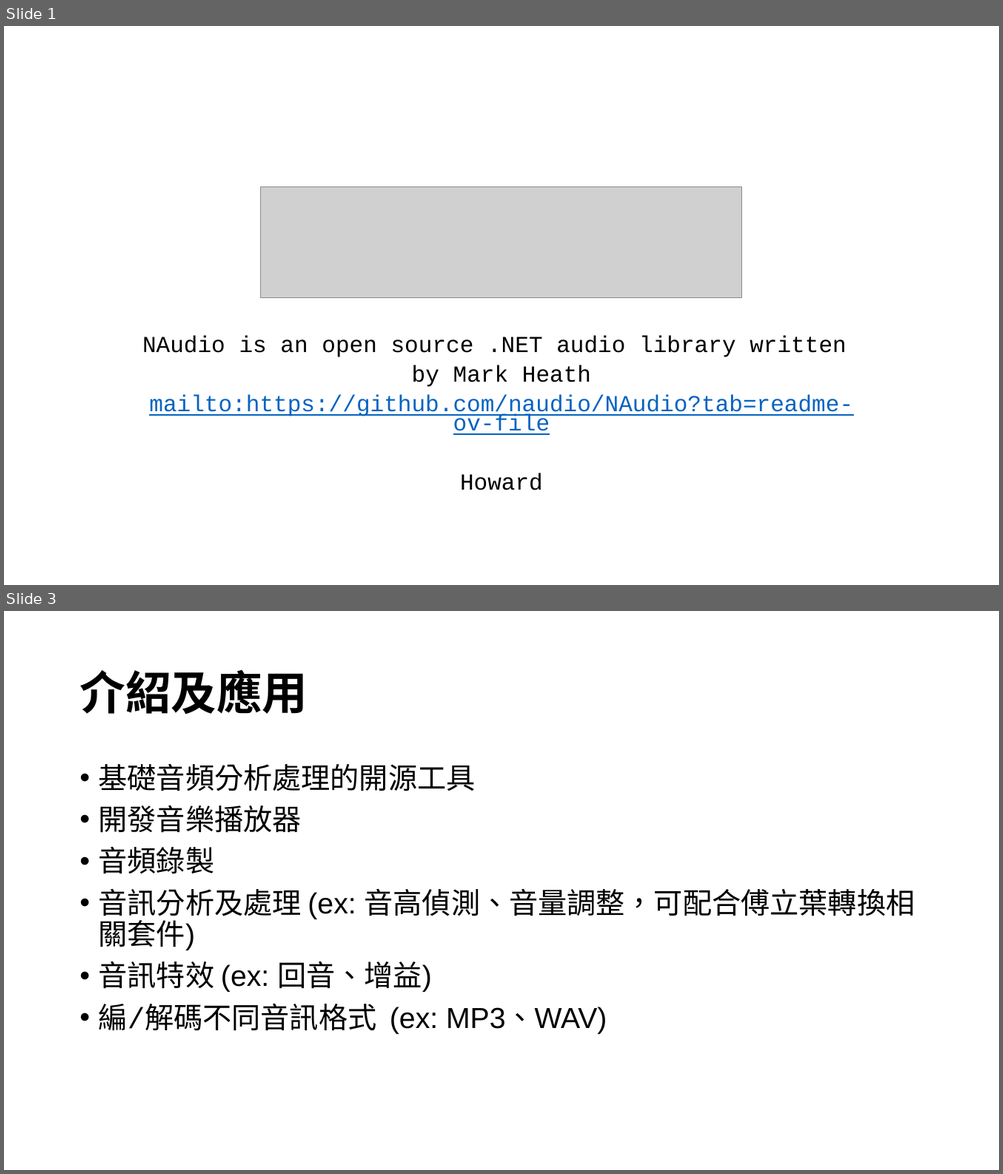
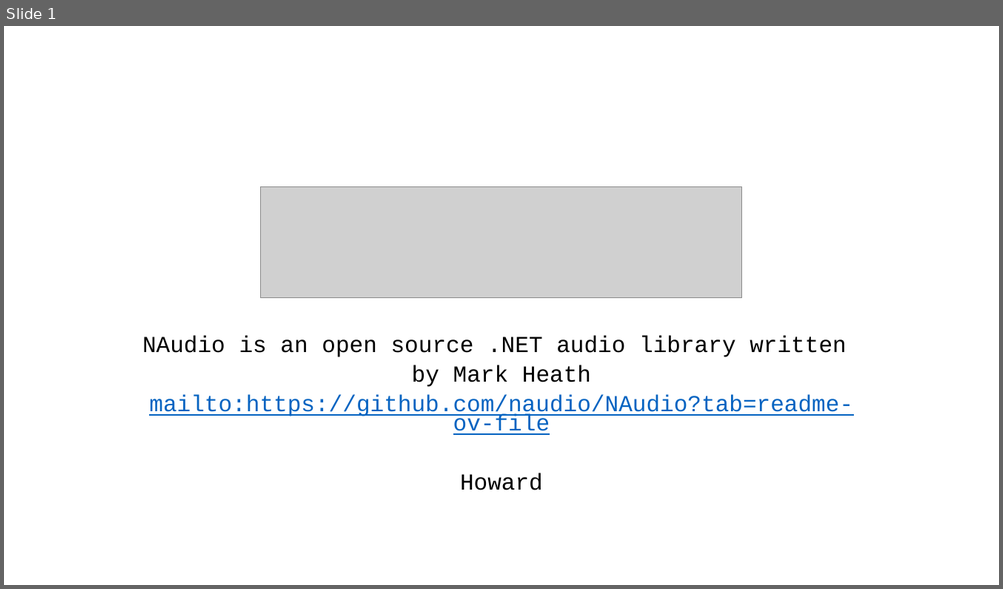
Before and after one commit to HowardYuuu/TunerWinForm, a slide deck: 1224報告_NAudio.pptx. Shown one above the other, each under a label of ours: slides 1 and 3 before the commit, slide 1 after it; the slides between them are not shown. The pictures are 1003x1174 and 1003x589 pixels, drawn with LibreOffice and Linux fonts; fonts in the diff are those of the drawing; grey boxes stand for pictures. Boxes give left, top, right and bottom in pixels: in the first picture for what was removed or moved away, otherwise in the second. Text is boxed around its words. In the diff, an @@ line names an element or a change of style, - is before the commit and + after.

```diff
--- a/1224報告_NAudio.pptx
+++ b/1224報告_NAudio.pptx
@@ slide 3 removed at <box>4,611,999,1170</box>, background #FFFFFF @@
@@ title removed at <box>79,670,307,715</box> @@
-介紹及應用
@@ text removed at <box>99,764,915,1034</box> @@
-• 基礎音頻分析處理的開源工具
-• 開發音樂播放器
-• 音頻錄製
-• 音訊分析及處理 (ex: 音高偵測、音量調整，可配合傅立葉轉換相關套件)
-• 音訊特效 (ex: 回音、增益)
-• 編/解碼不同音訊格式 (ex: MP3、WAV)
```
Also in this commit, not shown: 2 slides changed, 2 slides added, 8 other files.
